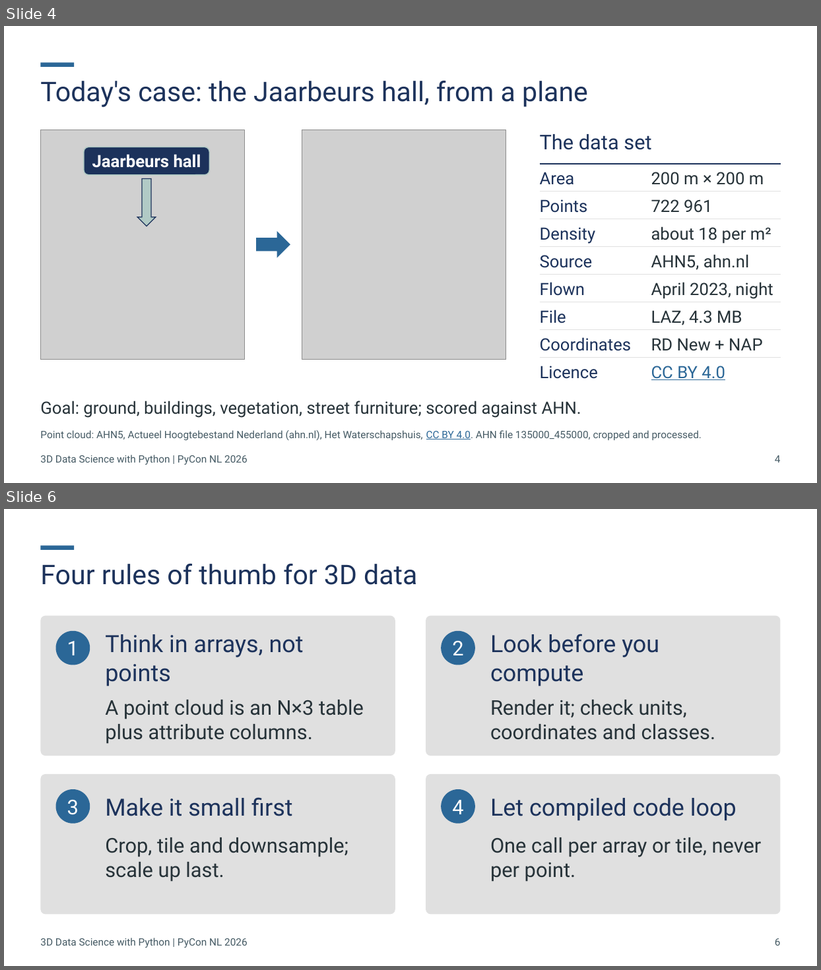
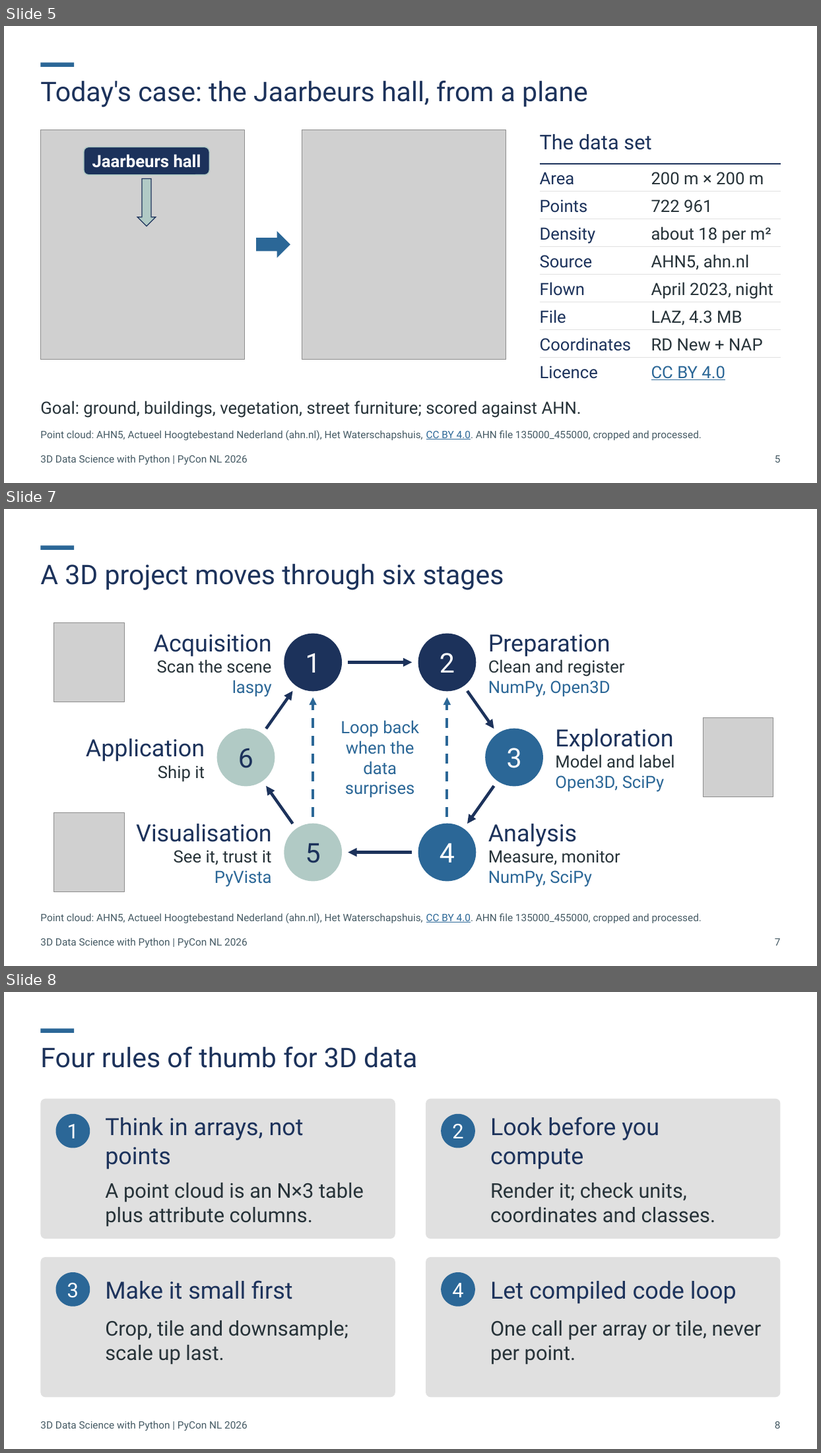
Before and after one commit to Sloppy1999/pycon-nl-2026-3d-data-science, a slide deck: deck/out/20261015_PyCon-NL_3D-Data-Science.pptx. Shown one above the other, each under a label of ours: slides 4 and 6 before the commit, slides 5, 7 and 8 after it; the slides between them are not shown. The pictures are 821x970 and 821x1453 pixels, drawn with LibreOffice and Linux fonts; fonts in the diff are those of the drawing; grey boxes stand for pictures. Boxes give left, top, right and bottom in pixels: in the first picture for what was removed or moved away, otherwise in the second. Text is boxed around its words. In the diff, an @@ line names an element or a change of style, - is before the commit and + after.

```diff
--- a/deck/out/20261015_PyCon-NL_3D-Data-Science.pptx
+++ b/deck/out/20261015_PyCon-NL_3D-Data-Science.pptx
@@ slide 7 added at bbox=[4, 509, 817, 966], background #FFFFFF; not listed: 1 template element that a slide beside it also shows @@
@@ title added at bbox=[40, 564, 504, 590], 32 pt, text #1C325B @@
+A 3D project moves through six stages
@@ picture added at bbox=[54, 623, 124, 702] @@
@@ group added at bbox=[86, 634, 675, 887]: 8 arrows, 7 texts, 6 ellipses @@
+1
+Acquisition
+Scan the scene
+laspy
+2
+Preparation
+Clean and register
+NumPy, Open3D
+3
+Exploration
+Model and label
+Open3D, SciPy
+4
+Analysis
+Measure, monitor
+NumPy, SciPy
+5
+Visualisation
+See it, trust it
+PyVista
+6
+Application
+Ship it
+Loop back when the data surprises
@@ picture added at bbox=[703, 718, 773, 797] @@
@@ picture added at bbox=[54, 813, 124, 892] @@
@@ text added at bbox=[40, 914, 702, 923], 12 pt, text #455A64 @@
+Point cloud: AHN5, Actueel Hoogtebestand Nederland (ahn.nl), Het Waterschapshuis, CC BY 4.0. AHN file 135000_455000, cropped and processed.
@@ text added at bbox=[40, 938, 248, 949], 12 pt, text #455A64 @@
+3D Data Science with Python | PyCon NL 2026
@@ page number added at bbox=[775, 939, 781, 946], 12 pt, text #455A64 @@
+7
@@ what was slide 4 is now slide 5 @@
@@ page number at bbox=[775, 456, 781, 463]: text changed @@
-4
+5
@@ what was slide 6 is now slide 8 @@
@@ page number at bbox=[775, 1422, 781, 1429]: text changed @@
-6
+8
```
Also in this commit, not shown: 17 slides changed, 1 other slide added, 2 slides removed, 17 other files.
